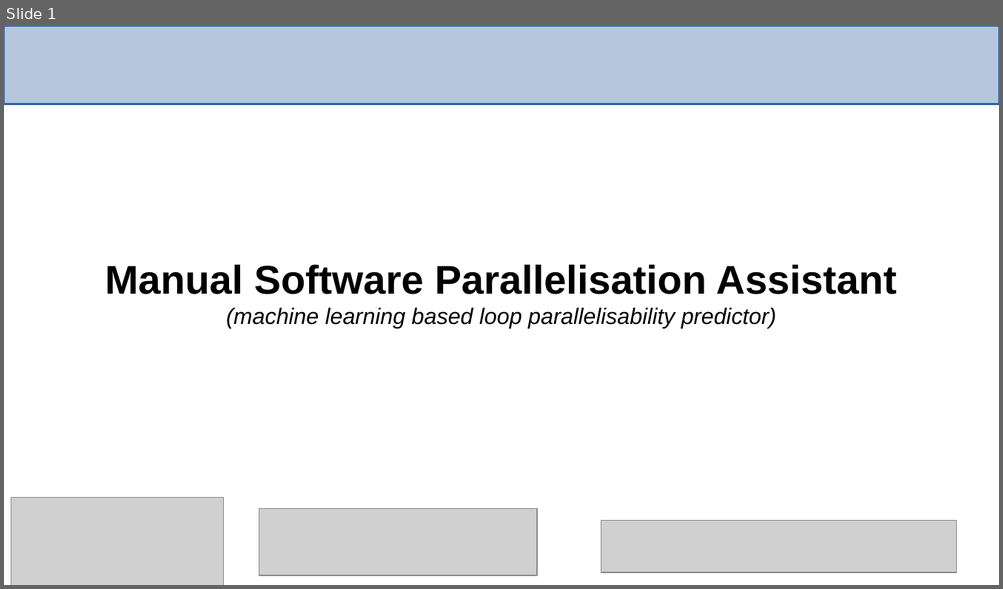
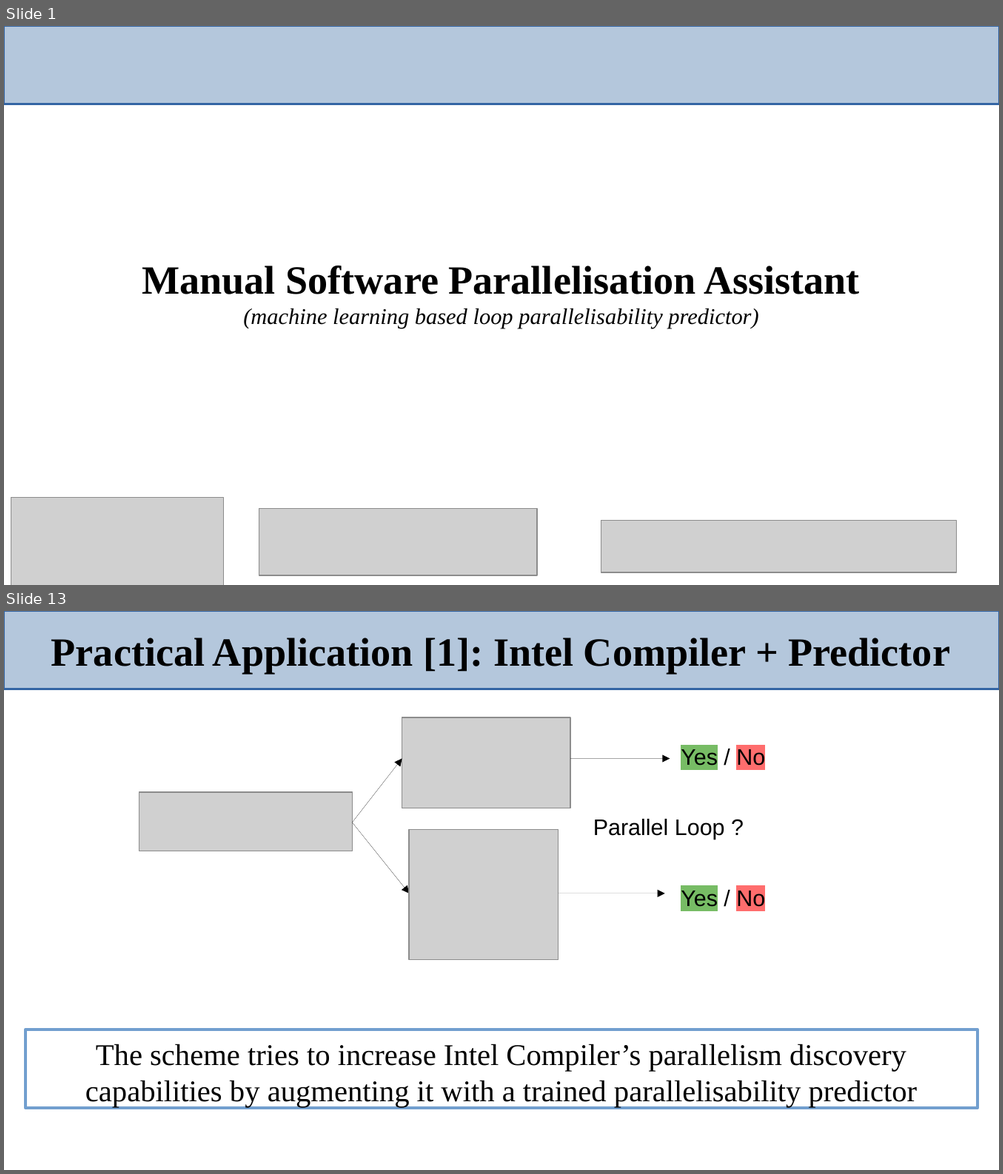
Before and after one commit to harel-coffee/PParMetrics-auto, a slide deck: doc/HiSilicon_Huawei_meeting/presentation.odp. Shown one above the other, each under a label of ours: slide 1 before the commit, slides 1 and 13 after it; the slides between them are not shown. The pictures are 1003x589 and 1003x1174 pixels, drawn with LibreOffice and Linux fonts; fonts in the diff are those of the drawing; grey boxes stand for pictures. Boxes give left, top, right and bottom in pixels: in the first picture for what was removed or moved away, otherwise in the second. Text is boxed around its words. In the diff, an @@ line names an element or a change of style, - is before the commit and + after.

```diff
--- a/doc/HiSilicon_Huawei_meeting/presentation.odp
+++ b/doc/HiSilicon_Huawei_meeting/presentation.odp
@@ slide 13 added at (4,611,999,1170), background #FFFFFF @@
@@ rectangle added at (4,611,999,689), fill #B4C7DC, outline #3465A4 1.5 pt @@
@@ title added at (51,638,950,673), 32 pt, text #000000, bold @@
+Practical Application [1]: Intel Compiler + Predictor
@@ picture added at (402,718,571,809) @@
@@ arrow added from (353, 822) to (402, 759), #000000 0 pt @@
@@ arrow added from (571, 759) to (670, 759), #000000 0 pt @@
@@ text added at (680,749,765,766), 18 pt, text #000000 @@
+Yes / No
@@ picture added at (139,792,353,851) @@
@@ arrow added from (353, 822) to (410, 894), #000000 0 pt @@
@@ picture added at (410,829,558,960) @@
@@ text added at (593,819,725,840), 18 pt, text #000000 @@
+Parallel Loop ?
@@ arrow added from (558, 894) to (665, 894), #000000 0 pt @@
@@ text added at (680,891,765,907), 18 pt, text #000000 @@
+Yes / No
@@ rectangle added at (25,1030,978,1108), outline #729FCF 2.3 pt, 24 pt, text #000000 @@
+The scheme tries to increase Intel Compiler’s parallelism discovery capabilities by augmenting it with a trained parallelisability predictor
@@ slide 1 changed as well @@
@@ title "Manual Software Parallelisation Assistant (machine ..." at (142,266,859,329): font Arial to Times New Roman @@
```
Also in this commit, not shown: 14 other slides added, 3 slides removed, 7 other files.
